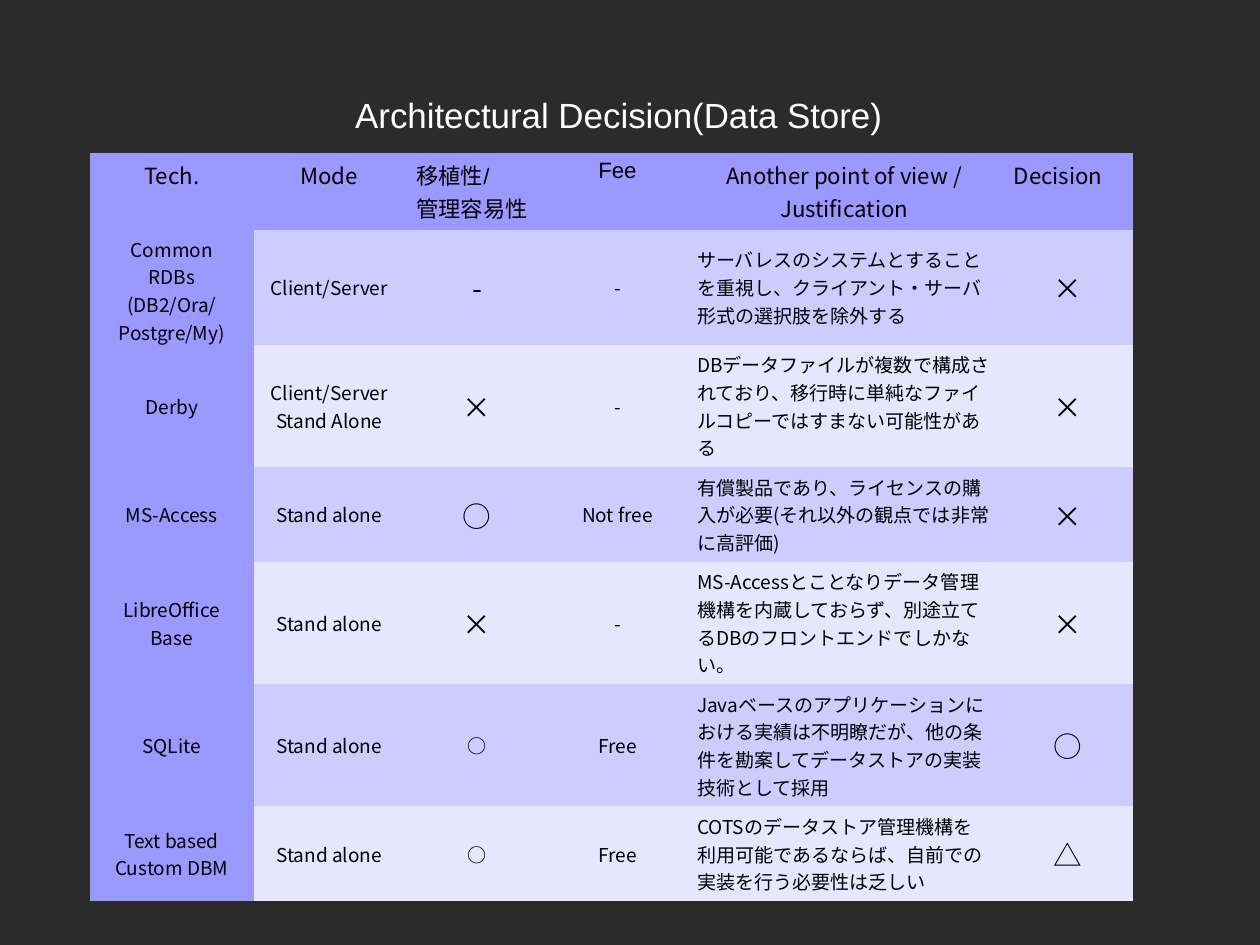
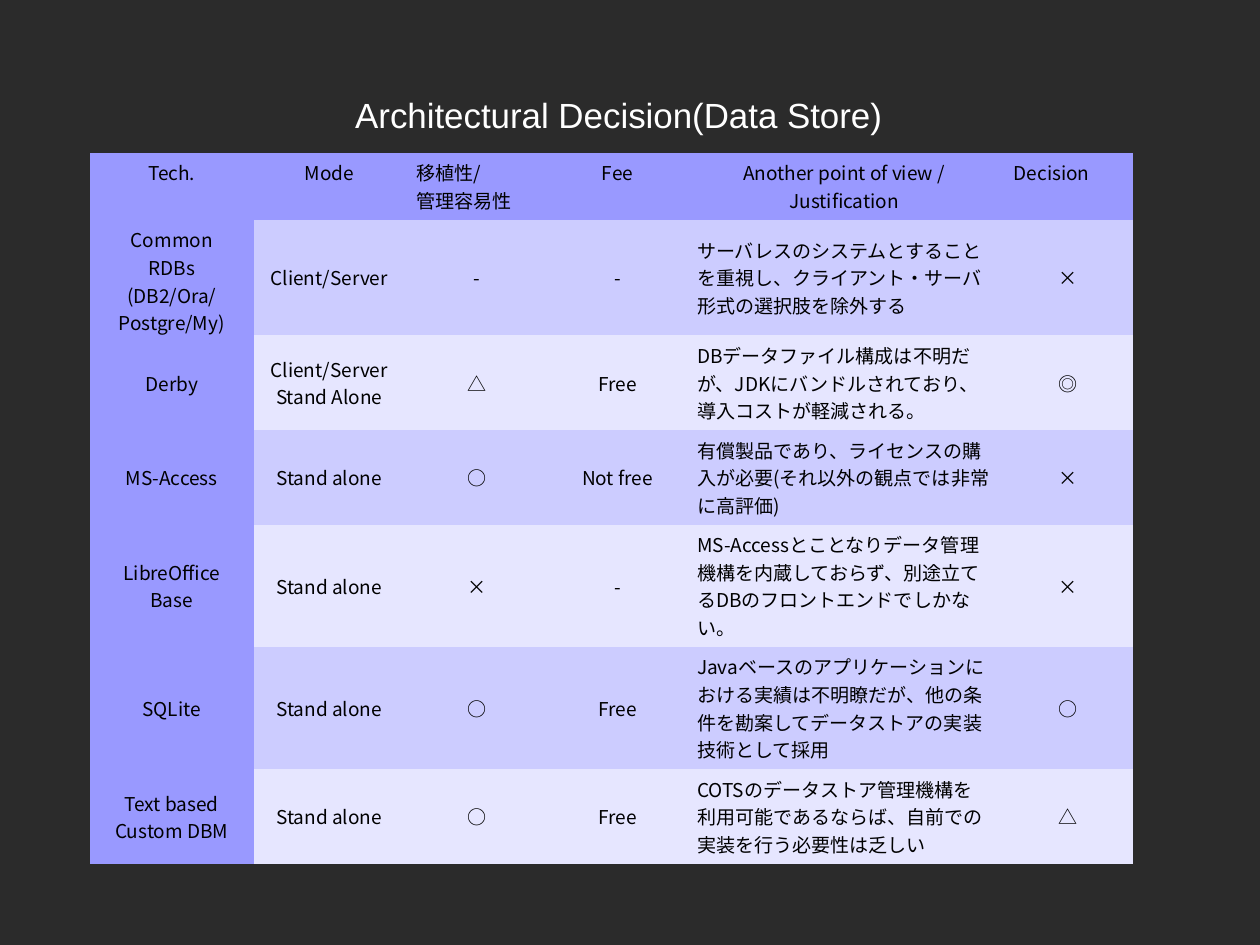
Before and after one commit to kazyury/MementoWeaver, a slide deck: slide 2 of MementoWeaver/DesignDocuments/MW-AD.odp. Drawn at 1260x945 pixels with LibreOffice and Linux fonts; fonts in the diff are those of the drawing; background and template pictures are left out; a plain dark background stands for a picture behind light text. Boxes give left, top, right and bottom in pixels: in the first picture for what was removed or moved away, otherwise in the second. Text is boxed around its words. In the diff, an @@ line names an element or a change of style, - is before the commit and + after.

```diff
--- a/MementoWeaver/DesignDocuments/MW-AD.odp
+++ b/MementoWeaver/DesignDocuments/MW-AD.odp
@@ table at [90, 153, 1134, 872] @@
-row 3: Derby | Client/Server / Stand Alone | × | - | DBデータファイルが複数で構成されており、移行時に単純なファイルコピーではすまない可能性がある | ×
+row 3: Derby | Client/Server / Stand Alone | △ | Free | DBデータファイル構成は不明だが、JDKにバンドルされており、導入コストが軽減される。 | ◎
@@ size 14 to 12 pt in "Tech.", "Mode", "移植性/", "管理容易性" and 4 more places @@
@@ font Arial to Noto Sans CJK JP in "移植性/", "管理容易性", "Fee" @@
@@ size 18 to 12 pt in "-", "×", "○", "×" and 4 more places @@
```
Also in this commit, not shown: 1 other slide changed, 2 other files.
